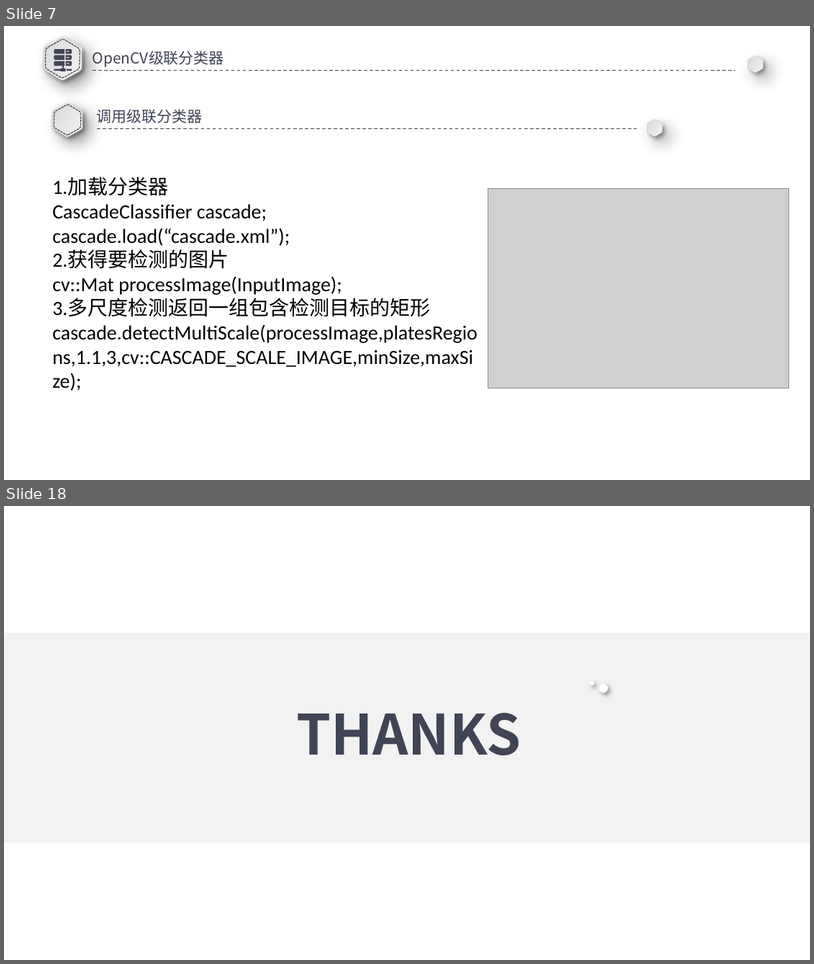
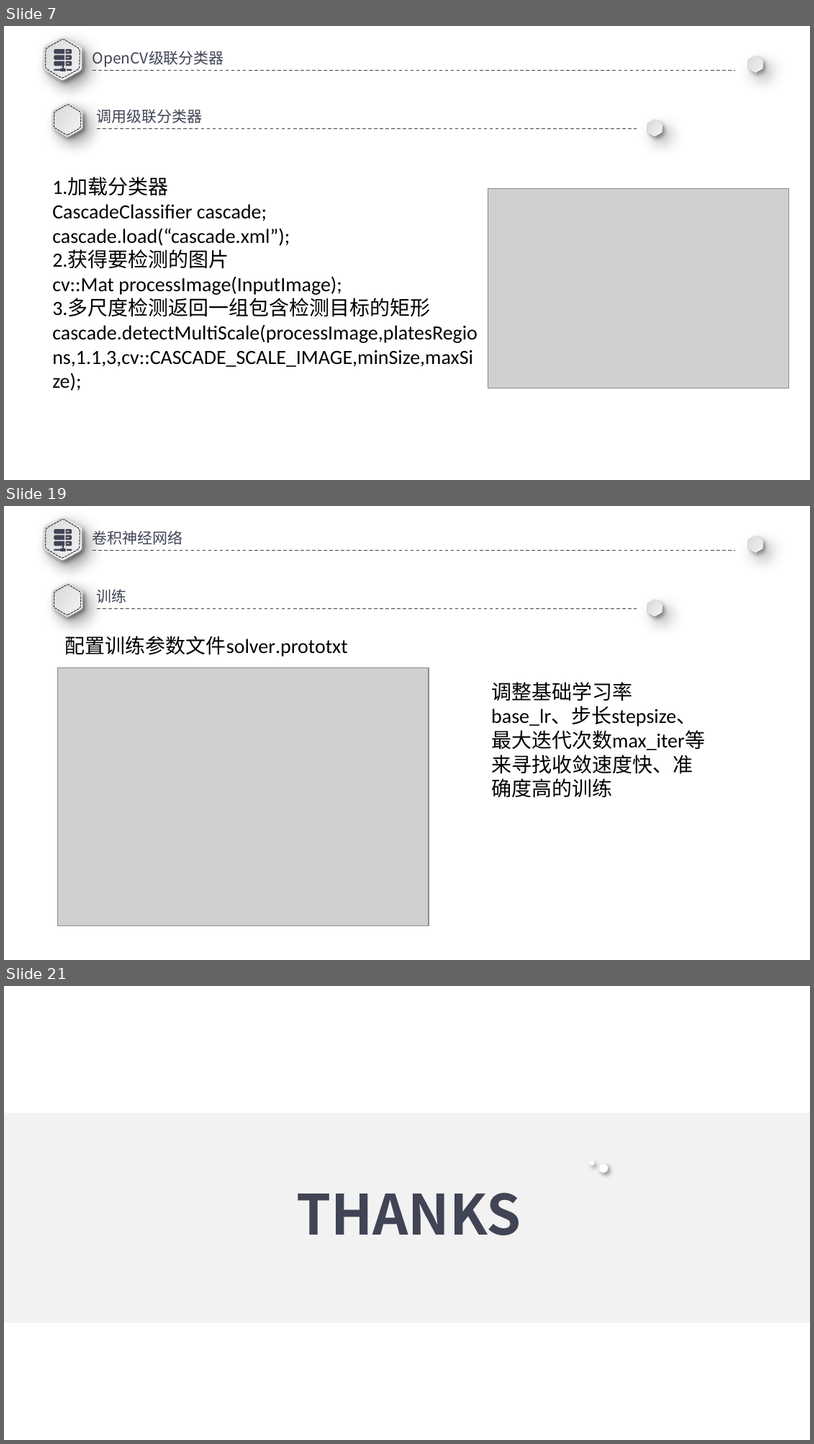
Before and after one commit to A7yanG/GA_Plank, a slide deck: 车牌.pptx. Shown one above the other, each under a label of ours: slides 7 and 18 before the commit, slides 7, 19 and 21 after it; the slides between them are not shown. The pictures are 814x964 and 814x1444 pixels, drawn with LibreOffice and Linux fonts; fonts in the diff are those of the drawing; grey boxes stand for pictures. Boxes give left, top, right and bottom in pixels: in the first picture for what was removed or moved away, otherwise in the second. Text is boxed around its words. In the diff, an @@ line names an element or a change of style, - is before the commit and + after.

```diff
--- a/车牌.pptx
+++ b/车牌.pptx
@@ slide 19 added at bbox=[4, 506, 810, 960], background #FFFFFF @@
@@ freeform shape added at bbox=[33, 510, 92, 568], fill gradient #D3D3D3 to #F9F9F9 @@
@@ freeform shape added at bbox=[35, 512, 90, 566], fill gradient #D3D3D3 to #F9F9F9 @@
@@ freeform shape added at bbox=[37, 514, 88, 564], outline #414455 0.75 pt dashed @@
@@ freeform shape added at bbox=[54, 529, 72, 551], fill #414455 @@
@@ text added at bbox=[93, 530, 183, 545], 13.5 pt, text #414455 @@
+  卷积神经网络
@@ freeform shape added at bbox=[745, 533, 767, 555], fill gradient #D3D3D3 to #F9F9F9 @@
@@ freeform shape added at bbox=[745, 533, 766, 554], fill gradient #D3D3D3 to #F9F9F9 @@
@@ line added from (93, 551) to (736, 551), #414455 0.75 pt dashed @@
@@ freeform shape added at bbox=[44, 577, 90, 623], fill gradient #D3D3D3 to #F9F9F9 @@
@@ freeform shape added at bbox=[46, 579, 90, 621], fill gradient #D3D3D3 to #F9F9F9 @@
@@ freeform shape added at bbox=[48, 581, 87, 619], outline #414455 0.75 pt dashed @@
@@ text added at bbox=[97, 589, 127, 603], 13.5 pt, text #414455 @@
+  训练
@@ line added from (97, 609) to (637, 609), #414455 0.75 pt dashed @@
@@ freeform shape added at bbox=[644, 597, 666, 619], fill gradient #D3D3D3 to #F9F9F9 @@
@@ freeform shape added at bbox=[644, 597, 666, 618], fill gradient #D3D3D3 to #F9F9F9 @@
@@ text added at bbox=[65, 636, 348, 656], 18 pt, text #000000 @@
+配置训练参数文件solver.prototxt
@@ picture added at bbox=[58, 667, 429, 925] @@
@@ text added at bbox=[491, 682, 705, 798], 18 pt, text #000000 @@
+调整基础学习率base_lr、步长stepsize、最大迭代次数max_iter等来寻找收敛速度快、准确度高的训练
@@ what was slide 18 is now slide 21 @@
```
Also in this commit, not shown: 1 slide changed, 11 other slides added, 9 slides removed, 1 other file.
